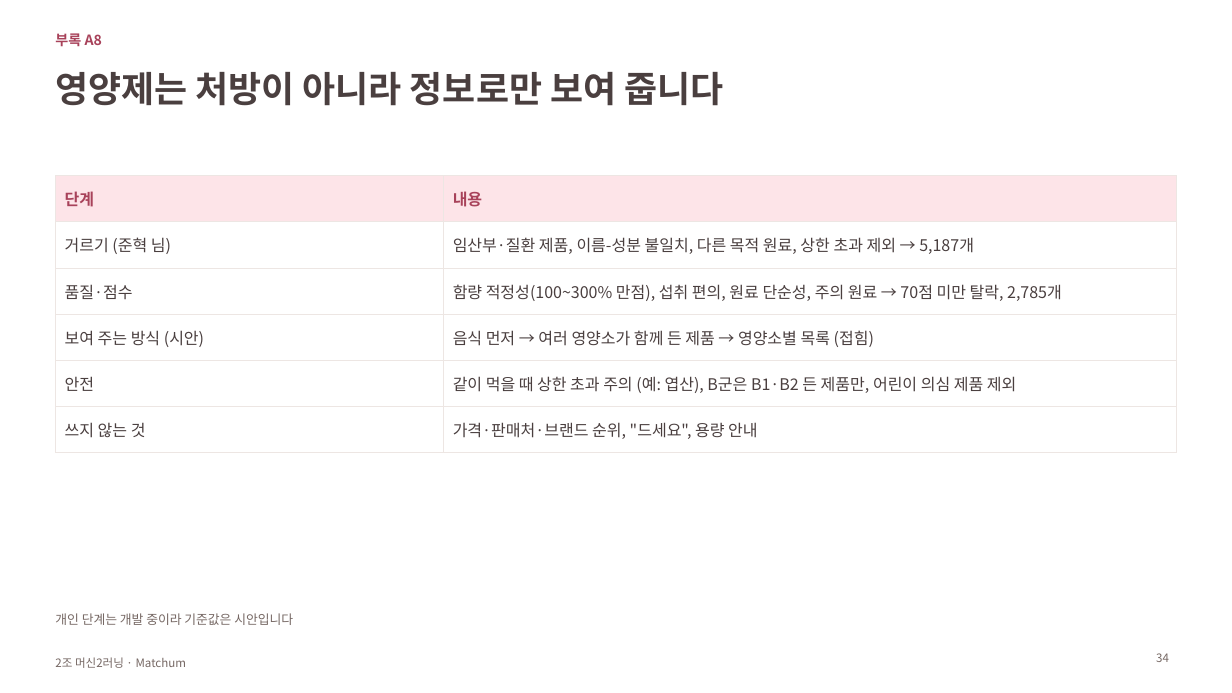
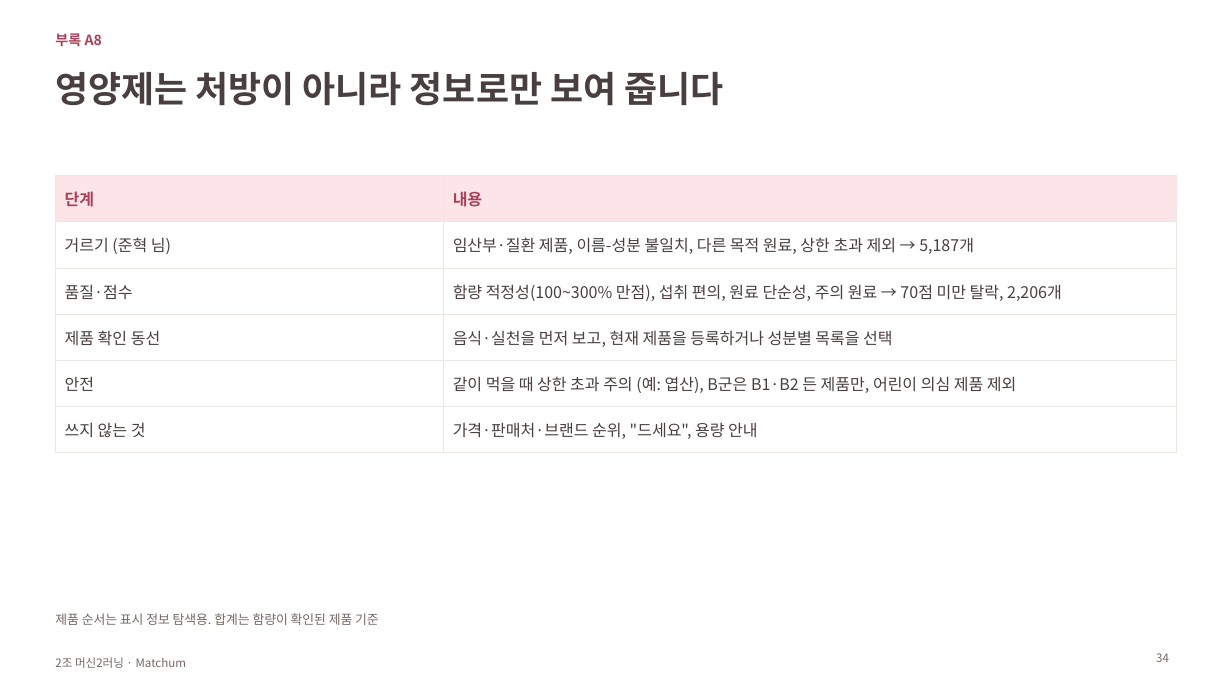
Before and after one commit to BigskyYang/Matchum, a slide deck: slide 34 of Yuhwan/발표_B안/최종발표_B안_생활습관유형_부족영양소.pptx. Drawn at 1232x693 pixels with LibreOffice and Linux fonts; fonts in the diff are those of the drawing. Boxes give left, top, right and bottom in pixels: in the first picture for what was removed or moved away, otherwise in the second. Text is boxed around its words. In the diff, an @@ line names an element or a change of style, - is before the commit and + after.

Commit message:
feat(web): 유형 설명과 개인 예측을 구분하고 설문 분기 및 발표 자료 개편

```diff
--- a/Yuhwan/발표_B안/최종발표_B안_생활습관유형_부족영양소.pptx
+++ b/Yuhwan/발표_B안/최종발표_B안_생활습관유형_부족영양소.pptx
@@ table at (55, 176, 1177, 443) @@
-row 3, column 2: 함량 적정성(100~300% 만점), 섭취 편의, 원료 단순성, 주의 원료 → 70점 미만 탈락, 2,785개
+row 3, column 2: 함량 적정성(100~300% 만점), 섭취 편의, 원료 단순성, 주의 원료 → 70점 미만 탈락, 2,206개
-row 4, column 1: 보여 주는 방식 (시안)
+row 4, column 1: 제품 확인 동선
-row 4, column 2: 음식 먼저 → 여러 영양소가 함께 든 제품 → 영양소별 목록 (접힘)
+row 4, column 2: 음식·실천을 먼저 보고, 현재 제품을 등록하거나 성분별 목록을 선택
@@ text at (55, 613, 379, 625): text changed @@
-개인 단계는 개발 중이라 기준값은 시안입니다
+제품 순서는 표시 정보 탐색용. 합계는 함량이 확인된 제품 기준
```
Also in this commit, not shown: 11 other slides changed, 5 slides added, 1 slide removed, 36 other files.
